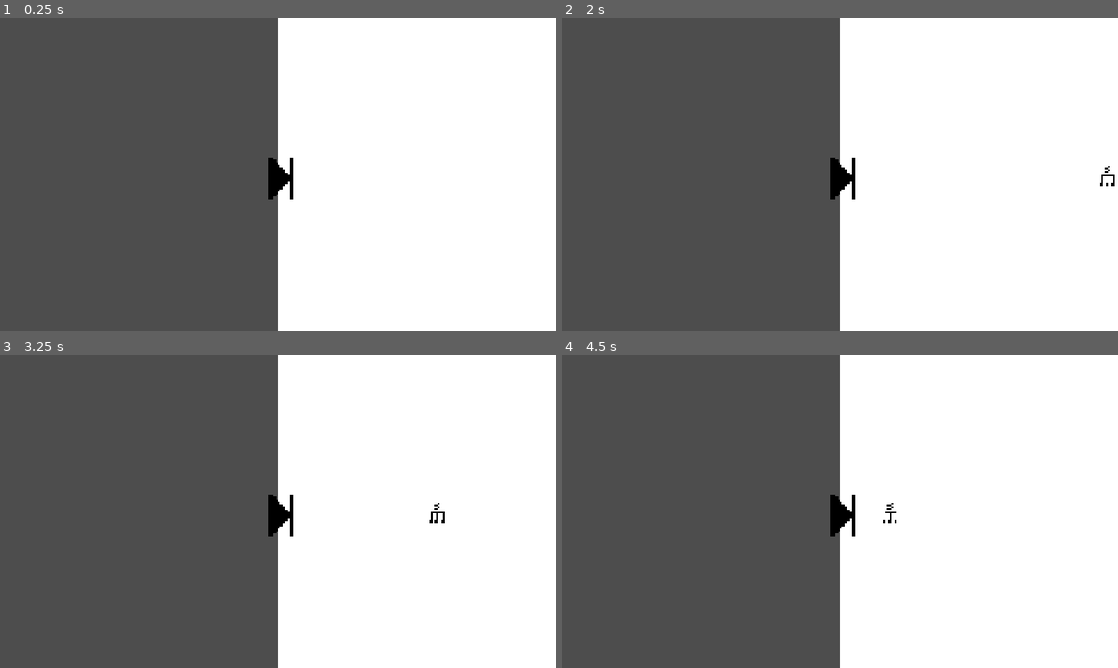
Above: before the commit, frames 1-4 (two rows, left to right).
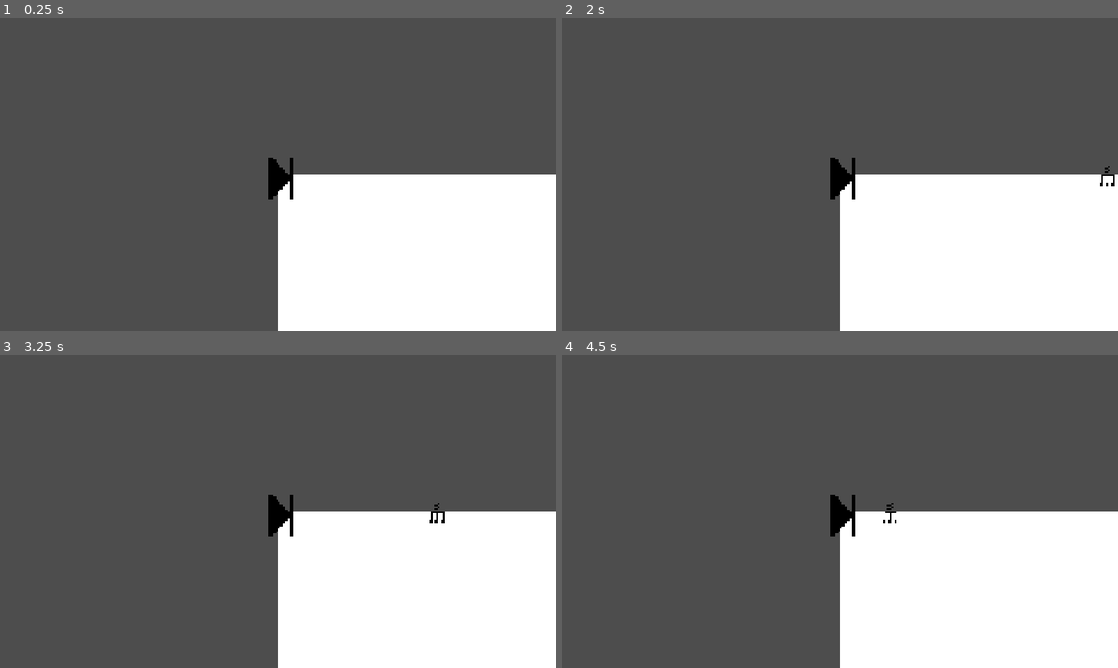
Above: after the commit, the same moments.

Repository: chorwat2137/haven-2026
Game: Godot game, scene res://scenes/main.tscn
The game is run twice, just before and just after one commit, with the same random seed, the same clock (stepped at 60 frames per second) and the same inputs. This scene is started directly instead of the project's main scene.
Inputs:
- Up to frame 1 (0.25 s): no input
- Up to frame 2 (2 s): tap Enter (ui_accept) at 0.5, 0.77, 1.25, 1.52 s; hold Right (ui_right) from 0.53 s (still down); tap Space (shoot) at 0.6, 1.35 s
- Up to frame 3 (3.25 s): release Right (ui_right) at 2.03 s; hold Left (ui_left) 2.03-2.78 s; tap Space (shoot) at 2.1, 2.85 s; hold Right (ui_right) from 2.78 s (still down); tap Enter (ui_accept) at 3.02 s
- Up to frame 4 (4.5 s): tap Space (shoot) at 3.6, 4.35 s; tap Enter (ui_accept) at 3.77 s; release Right (ui_right) at 4.28 s; hold Left (ui_left) from 4.28 s (still down)

The runs differ from the first frame. In frame 1, 25% of the frame differs, in the area x 50-100%, y 0-50%; in frame 2, 25%; in frame 3, 25%; in frame 4, 25%.

Commit message:
Automatic sync

Diff:
--- a/scripts/main.gd
+++ b/scripts/main.gd
@@ -25,7 +25,7 @@
 
 	score += speed * delta * 60
 	$Player.position.x += speed * delta * 60
-	$Spectrum.position.x = $Player.position.x
+	$Spectrum.position = $Player.position
 	generate_obs()
 
 func generate_obs():
